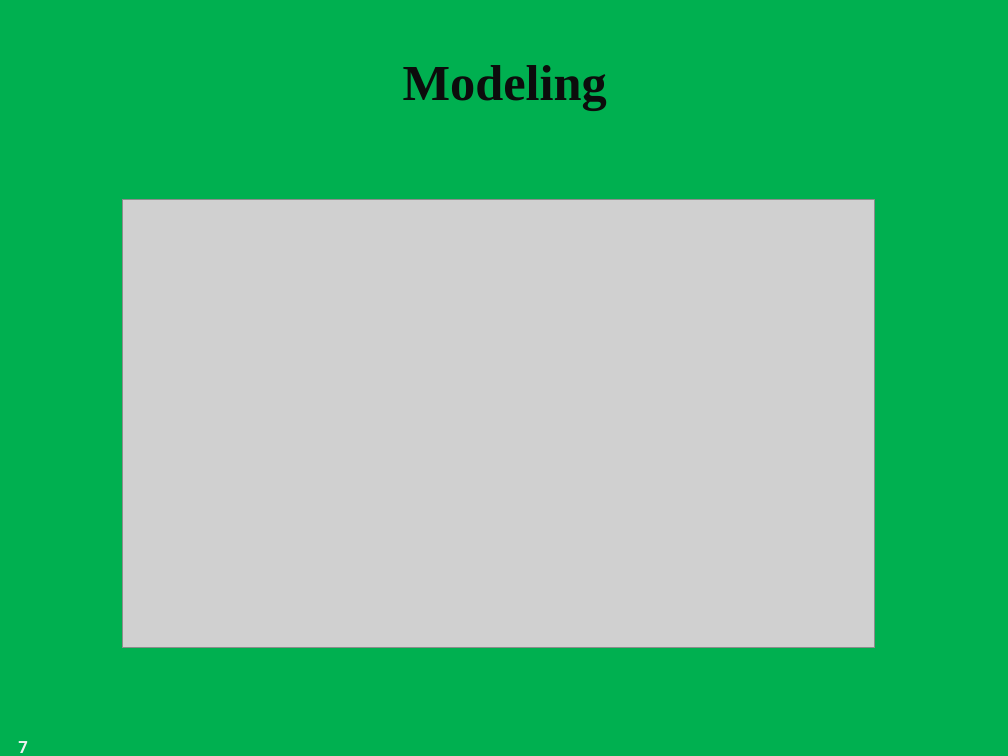
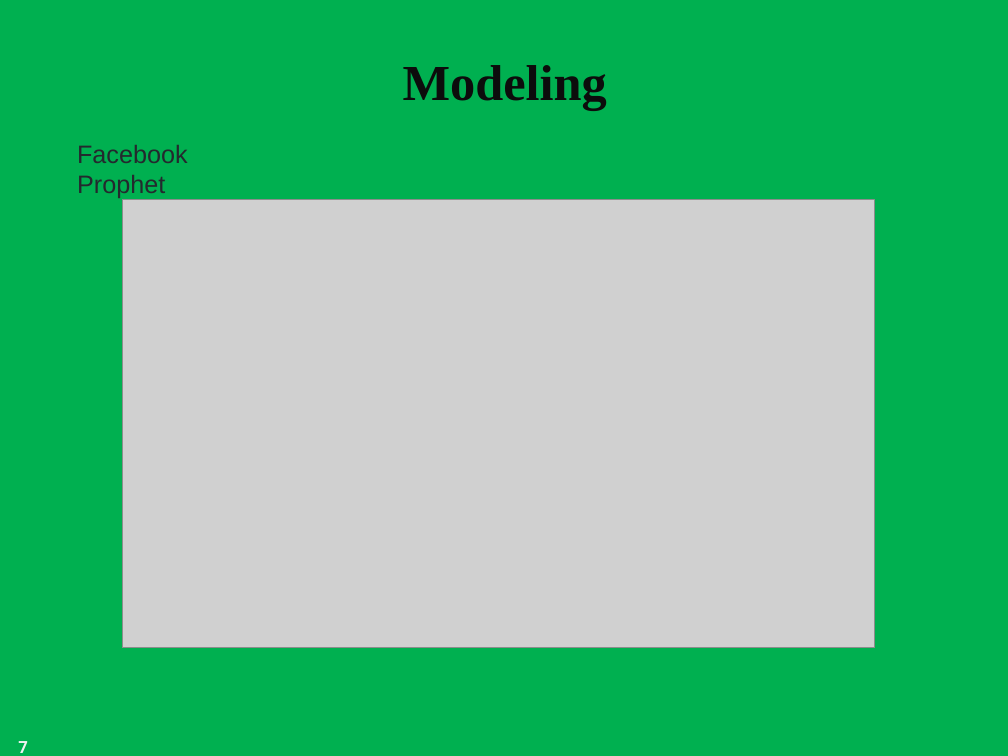
Before and after one commit to ghcn345/Stock-Market-Prediction, a slide deck: slide 7 of data/Stock Market Prediction.pptx. Drawn at 1008x756 pixels with LibreOffice and Linux fonts; fonts in the diff are those of the drawing; grey boxes stand for pictures; background and template pictures are left out. Boxes give left, top, right and bottom in pixels: in the first picture for what was removed or moved away, otherwise in the second. Text is boxed around its words. In the diff, an @@ line names an element or a change of style, - is before the commit and + after.

```diff
--- a/data/Stock Market Prediction.pptx
+++ b/data/Stock Market Prediction.pptx
@@ text added at box(77, 145, 188, 198), 18 pt, text #24292E @@
+Facebook Prophet
```
Also in this commit, not shown: 3 other slides changed, 2 other files.
